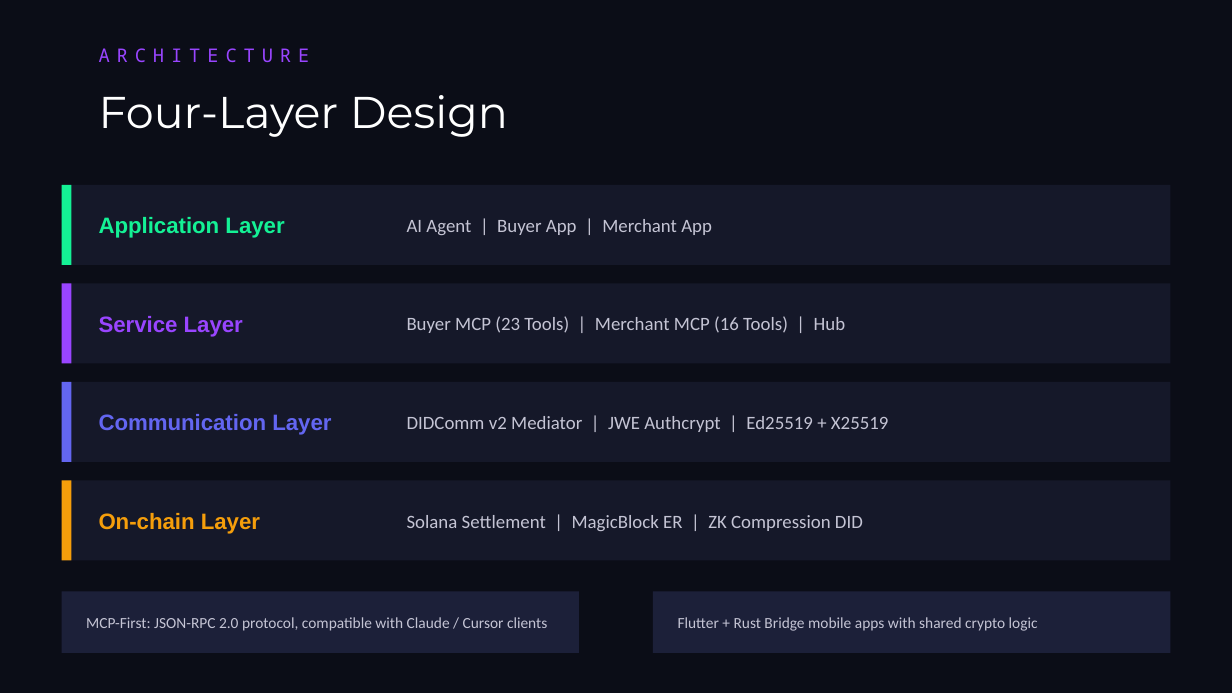
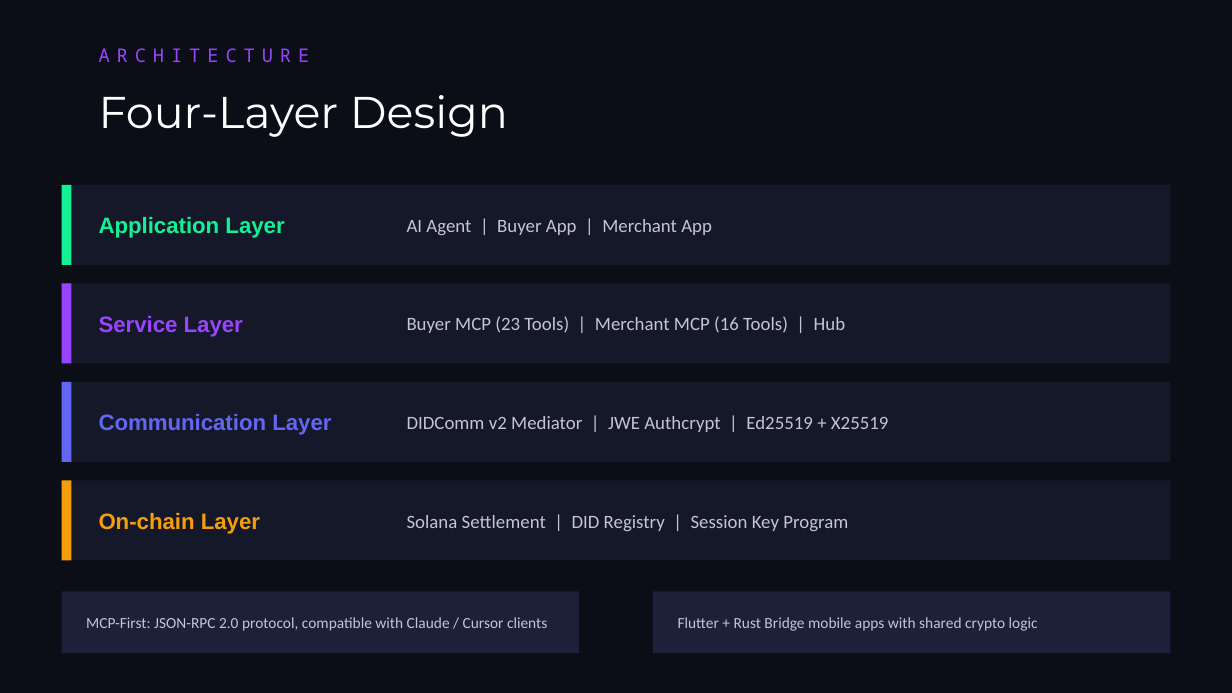
Before and after one commit to bamaao/ignite-pay, a slide deck: slide 4 of IgnitePay-Demo-EN.pptx. Drawn at 1232x693 pixels with LibreOffice and Linux fonts; fonts in the diff are those of the drawing. Boxes give left, top, right and bottom in pixels: in the first picture for what was removed or moved away, otherwise in the second. Text is boxed around its words. In the diff, an @@ line names an element or a change of style, - is before the commit and + after.

```diff
--- a/IgnitePay-Demo-EN.pptx
+++ b/IgnitePay-Demo-EN.pptx
@@ text at (407, 515, 848, 531): text changed @@
-Solana Settlement | MagicBlock ER | ZK Compression DID
+Solana Settlement | DID Registry | Session Key Program
```
Also in this commit, not shown: 6 other slides changed, 1 slide added, 1 slide removed, 3 other files.
